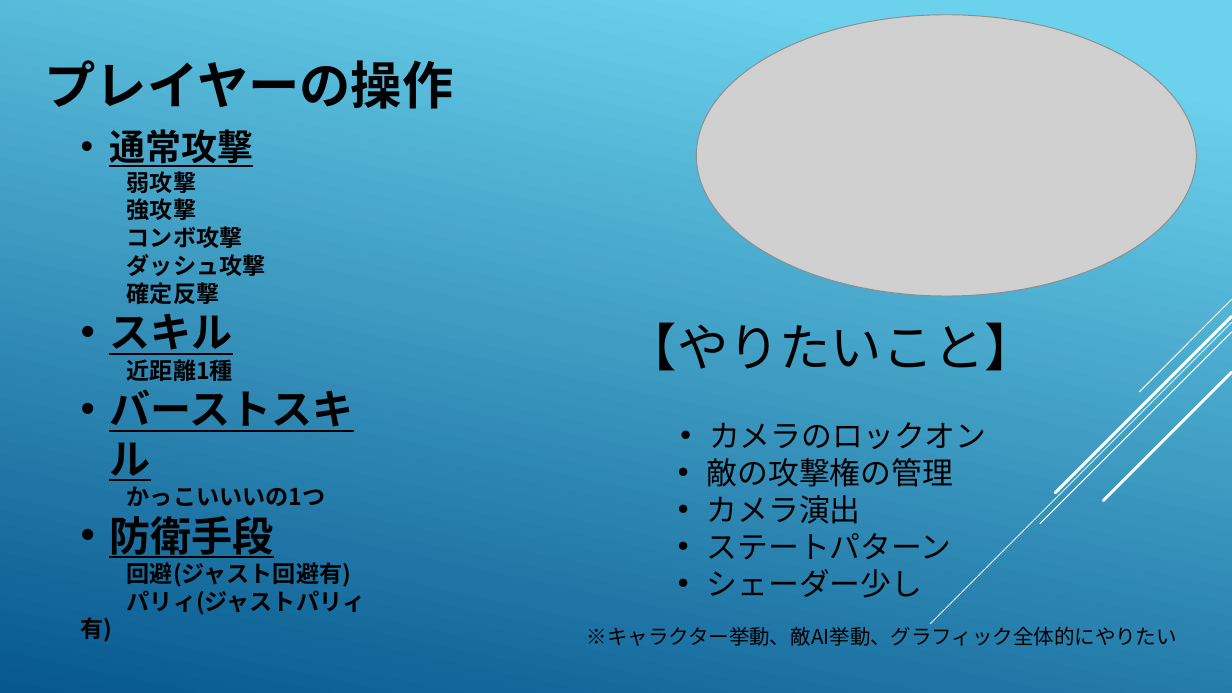
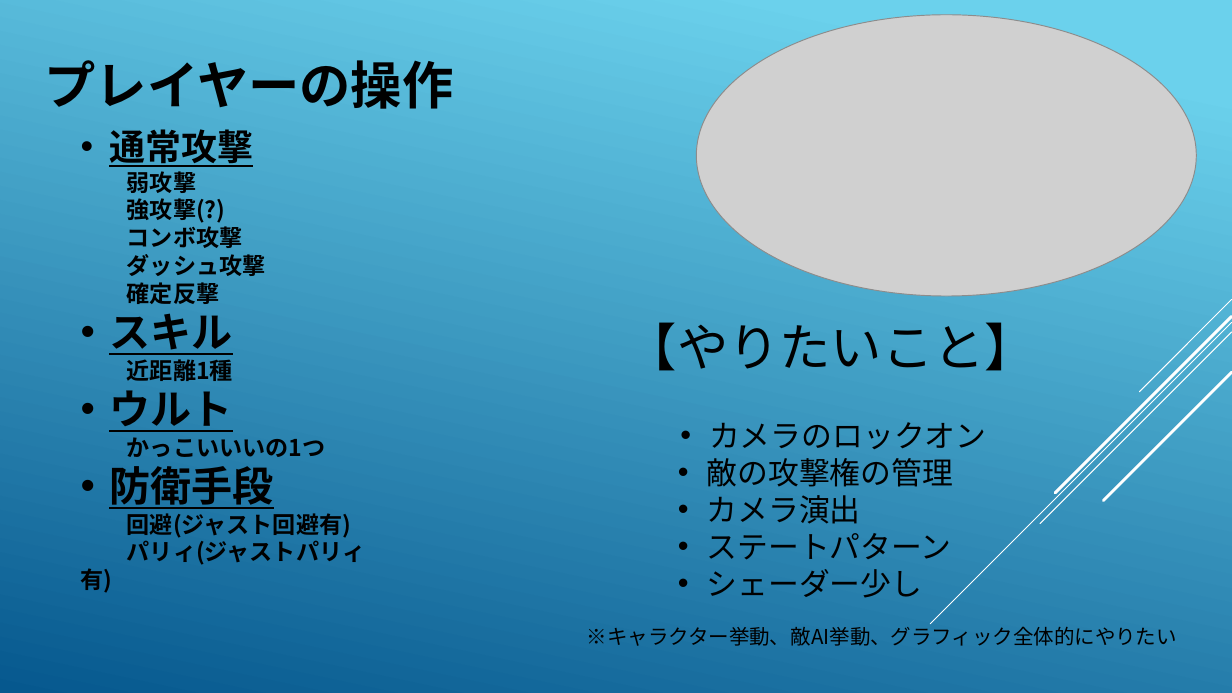
Before and after one commit to hir4rin/2026_summer, a slide deck: slide 4 of 進捗/2026_summer企画書.pptx. Drawn at 1232x693 pixels with LibreOffice and Linux fonts; fonts in the diff are those of the drawing; grey boxes stand for pictures. Boxes give left, top, right and bottom in pixels: in the first picture for what was removed or moved away, otherwise in the second. Text is boxed around its words. In the diff, an @@ line names an element or a change of style, - is before the commit and + after.

```diff
--- a/進捗/2026_summer企画書.pptx
+++ b/進捗/2026_summer企画書.pptx
@@ text at [127, 198, 226, 223]: text changed @@
-強攻撃
+強攻撃(?)
@@ text at [109, 390, 232, 432]: text changed @@
-• バーストスキル
+• ウルト
```
Also in this commit, not shown: 1 other slide changed, 1 slide added.
